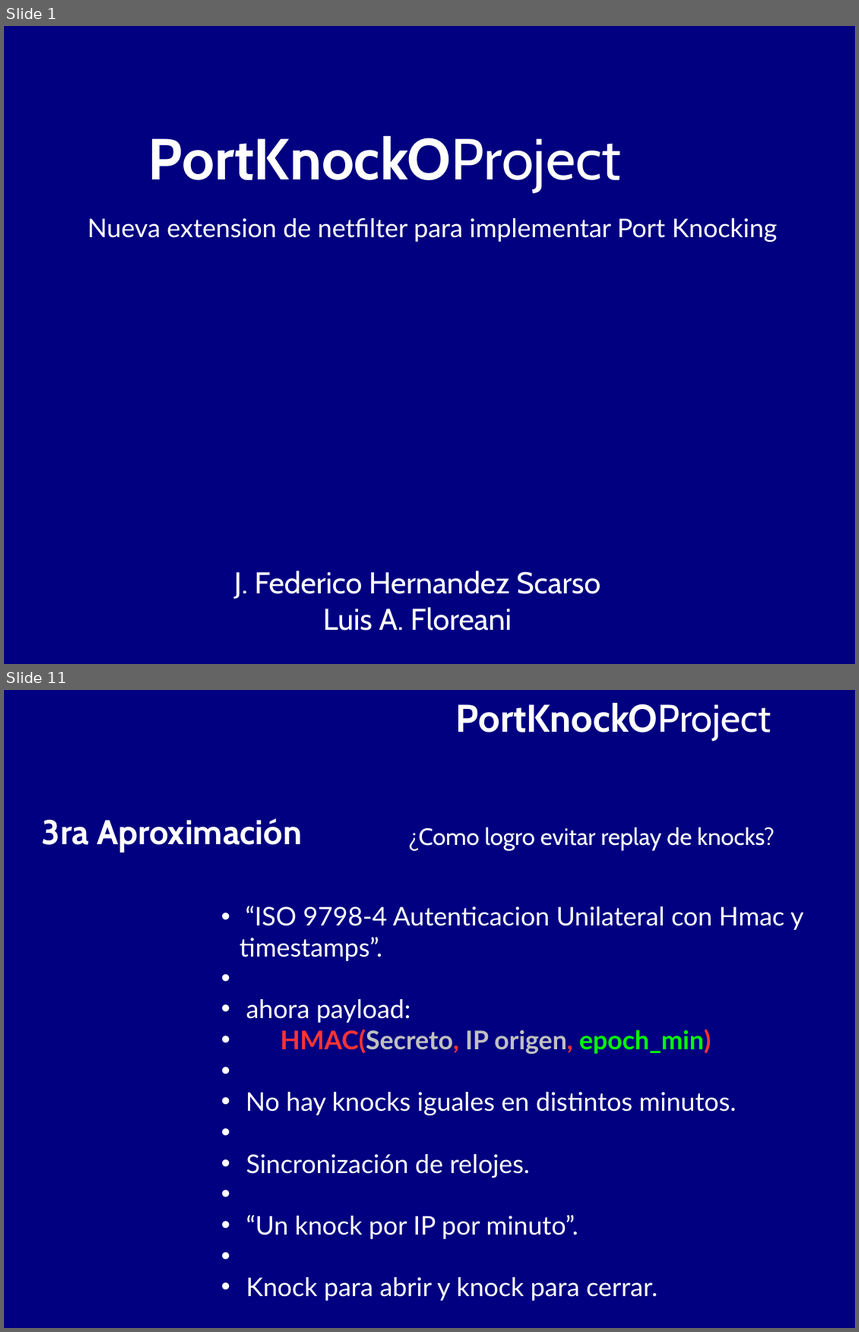
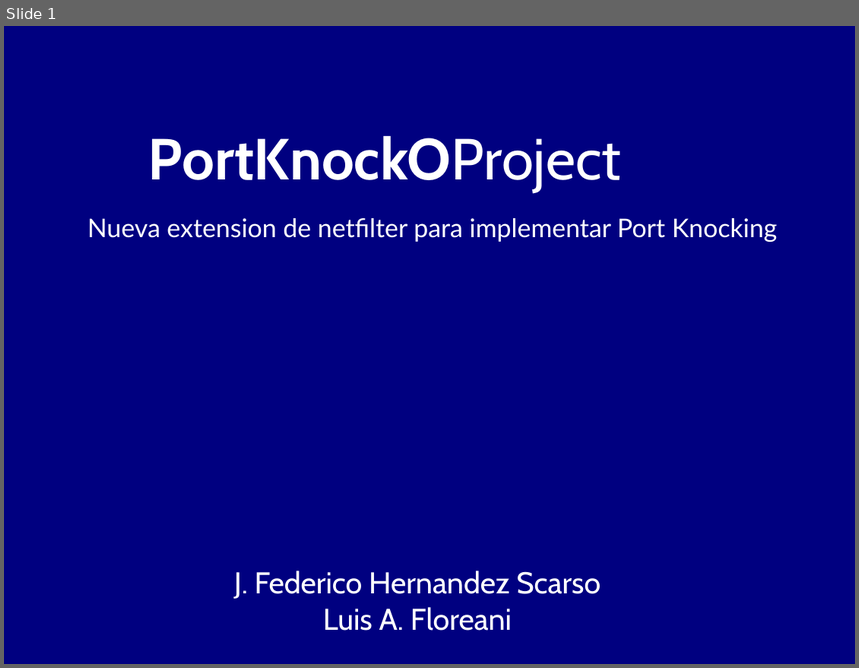
Before and after one commit to BackupTheBerlios/portknocko-svn, a slide deck: trunk/jornadas/jornadas.odp. Shown one above the other, each under a label of ours: slides 1 and 11 before the commit, slide 1 after it; the slides between them are not shown. The pictures are 859x1332 and 859x668 pixels, drawn with LibreOffice and Linux fonts; fonts in the diff are those of the drawing. Boxes give left, top, right and bottom in pixels: in the first picture for what was removed or moved away, otherwise in the second. Text is boxed around its words. In the diff, an @@ line names an element or a change of style, - is before the commit and + after.

```diff
--- a/trunk/jornadas/jornadas.odp
+++ b/trunk/jornadas/jornadas.odp
@@ slide 11 removed at [4,690,855,1328], background #000080 @@
@@ text removed at [456,703,772,741] @@
-PortKnockOProject
@@ text removed at [42,818,302,853] @@
-3ra Aproximación
@@ text removed at [408,827,775,850] @@
-¿Como logro evitar replay de knocks?
@@ text removed at [240,906,804,1301] @@
-  • “ISO 9798-4 Autenticacion Unilateral con Hmac y timestamps”.
-  • ahora payload:
-  • HMAC(Secreto, IP origen, epoch_min)
-  • No hay knocks iguales en distintos minutos.
-  • Sincronización de relojes.
-  • “Un knock por IP por minuto”.
-  • Knock para abrir y knock para cerrar.
```
Also in this commit, not shown: 5 slides changed, 2 slides added, 8 other slides removed, 1 other file.
